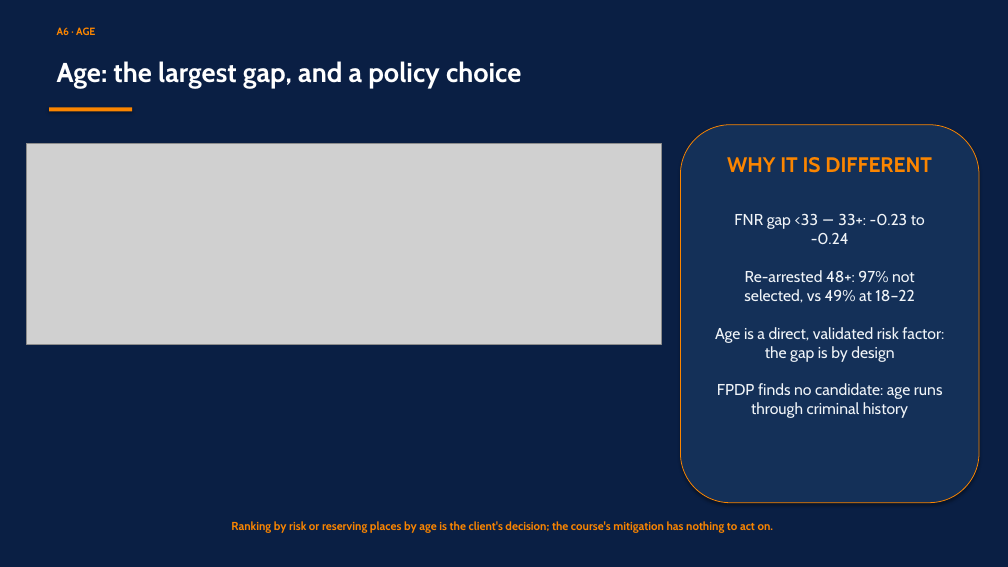
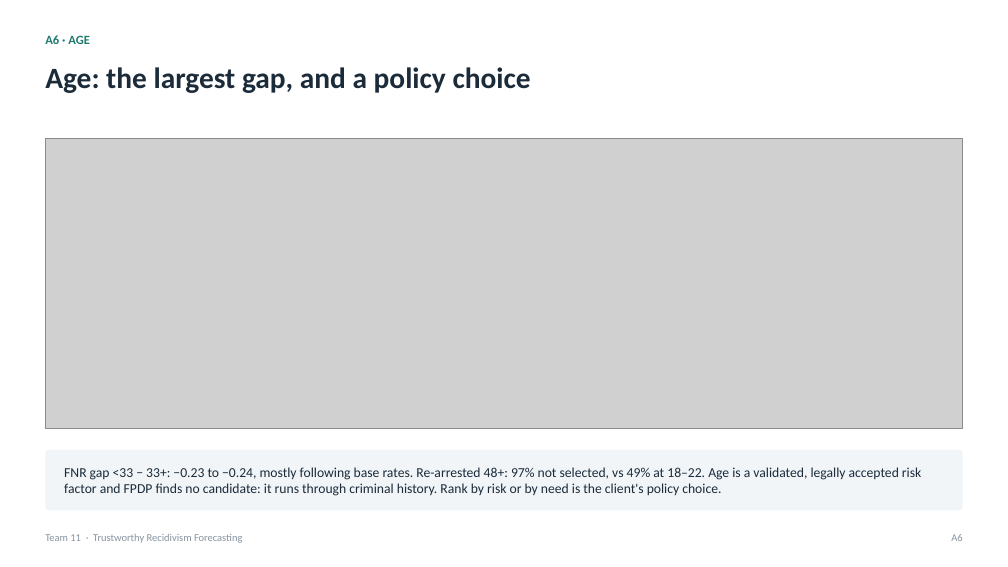
Before and after one commit to RyanBalech/recidivism-forecasting-analysis, a slide deck: slide 27 of reports/ISAF_Recidivism_Presentation.pptx. Drawn at 1008x567 pixels with LibreOffice and Linux fonts; fonts in the diff are those of the drawing; grey boxes stand for pictures. Boxes give left, top, right and bottom in pixels: in the first picture for what was removed or moved away, otherwise in the second. Text is boxed around its words. In the diff, an @@ line names an element or a change of style, - is before the commit and + after.

```diff
--- a/reports/ISAF_Recidivism_Presentation.pptx
+++ b/reports/ISAF_Recidivism_Presentation.pptx
@@ background #0A1F44 to #FFFFFF @@
@@ text "Age: the largest gap, and ...": place and size @@
-text "Age: the largest gap, and ..." at [57, 61, 521, 88]
+text "Age: the largest gap, and ..." at [45, 67, 531, 93]
@@ text "Age: the largest gap, and ..." at [45, 67, 531, 93]: size 26 to 28 pt, font Cabin to Calibri, text colour #FFFFFF to #1B2B3A; more space between paragraphs @@
@@ text "A6 · AGE": place and size @@
-text "A6 · AGE" at [57, 27, 95, 35]
+text "A6 · AGE" at [45, 35, 90, 44]
@@ text "A6 · AGE" at [45, 35, 90, 44]: size 10 to 12 pt, font Cabin to Calibri, text colour #FB8500 to #1F7A70; more space between paragraphs @@
@@ rectangle removed at [49, 107, 132, 112] @@
@@ picture: place and size @@
-picture at [26, 144, 662, 344]
+picture at [45, 139, 963, 429]
@@ rounded rectangle removed at [681, 125, 979, 503] @@
@@ text removed at [727, 157, 932, 173] @@
-WHY IT IS DIFFERENT
@@ rounded rectangle added at [45, 450, 963, 510], fill #F1F5F8 @@
@@ text at [64, 467, 921, 496]: text changed; size 15 to 13 pt; font Cabin to Calibri; text colour #F0F4F8 to #1B2B3A @@
-FNR gap <33 − 33+: -0.23 to -0.24
-Re-arrested 48+: 97% not selected, vs 49% at 18–22
-Age is a direct, validated risk factor: the gap is by design
-FPDP finds no candidate: age runs through criminal history
+FNR gap <33 − 33+: −0.23 to −0.24, mostly following base rates. Re-arrested 48+: 97% not selected, vs 49% at 18–22. Age is a validated, legally accepted risk factor and FPDP finds no candidate: it runs through criminal history. Rank by risk or by need is the client's policy choice.
@@ text "FNR gap <33 − 33+: ..." at [64, 467, 921, 496]: vertical alignment top to middle @@
@@ text added at [45, 534, 242, 543], 10 pt, text #8795A2 @@
+Team 11 · Trustworthy Recidivism Forecasting
@@ text removed at [231, 521, 774, 533] @@
-Ranking by risk or reserving places by age is the client's decision; the course's mitigation has nothing to act on.
@@ text added at [951, 534, 962, 541], 10 pt, text #8795A2 @@
+A6
```
Also in this commit, not shown: 23 other slides changed, 8 slides added, 8 slides removed, 2 other files.
